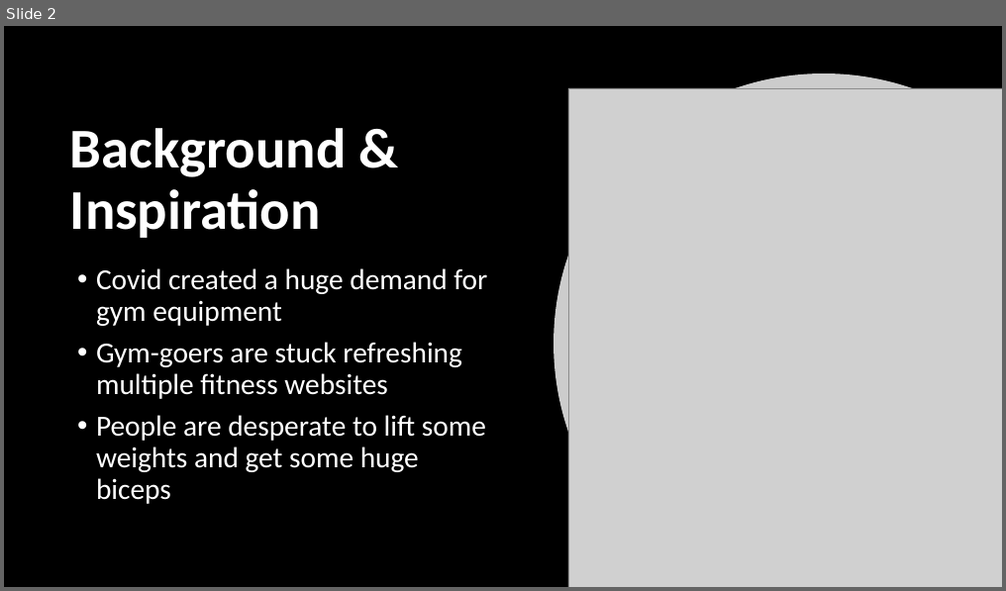
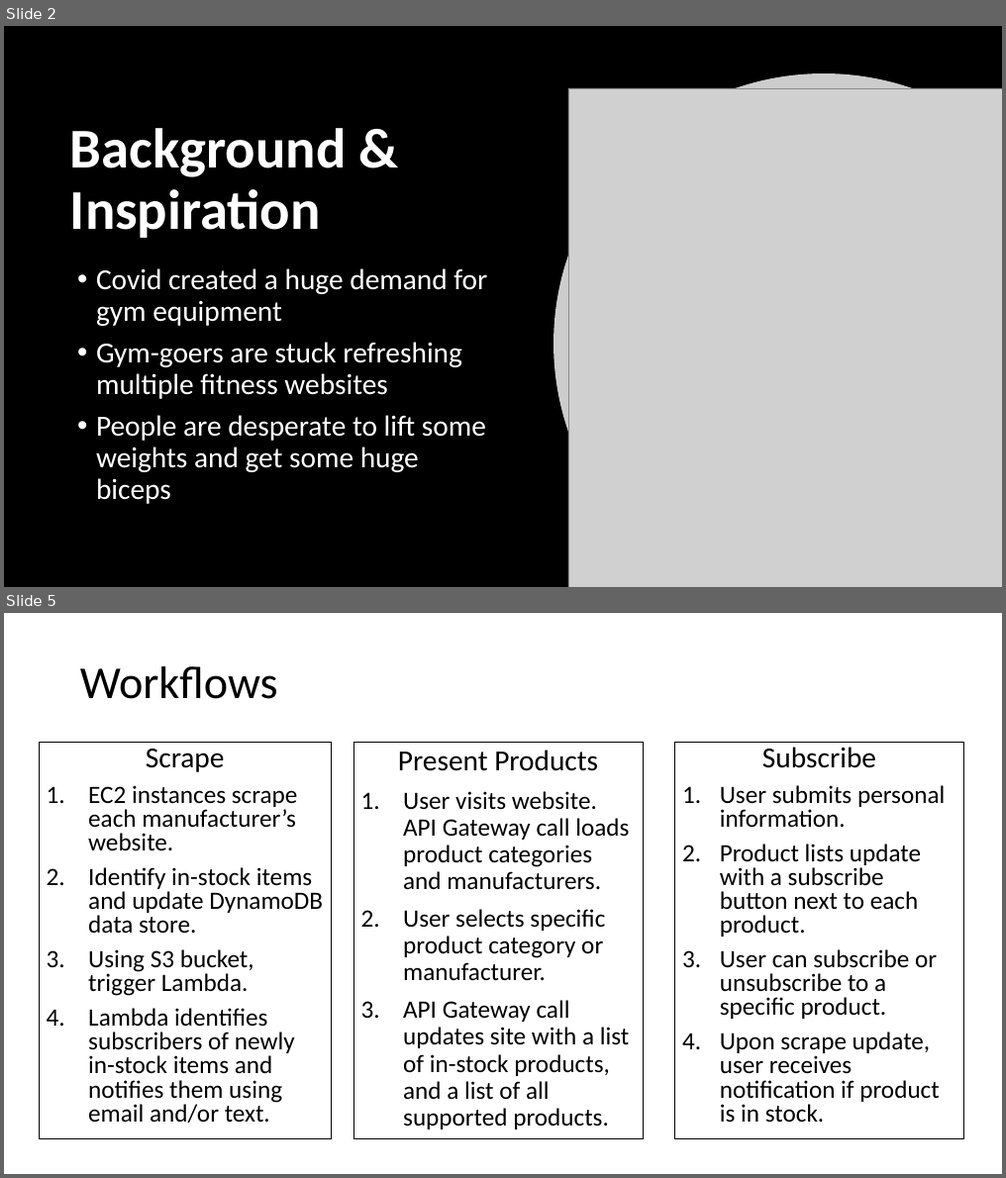
Before and after one commit to abrigante-dev/GymStockBot, a slide deck: Presentation.pptx. Shown one above the other, each under a label of ours: slide 2 before the commit, slides 2 and 5 after it; the slides between them are not shown. The pictures are 1006x591 and 1006x1178 pixels, drawn with LibreOffice and Linux fonts; fonts in the diff are those of the drawing; grey boxes stand for pictures; background and template pictures are left out. Boxes give left, top, right and bottom in pixels: in the first picture for what was removed or moved away, otherwise in the second. Text is boxed around its words. In the diff, an @@ line names an element or a change of style, - is before the commit and + after.

```diff
--- a/Presentation.pptx
+++ b/Presentation.pptx
@@ slide 5 added at (x1=4, y1=613, x2=1002, y2=1174), background #FFFFFF @@
@@ title added at (x1=80, y1=666, x2=278, y2=699), 44 pt, text #000000 @@
+Workflows
@@ text added at (x1=39, y1=743, x2=331, y2=1140), outline #000000 0.75 pt, 24 pt, text #000000 @@
+Scrape
+1. EC2 instances scrape each manufacturer’s website.
+2. Identify in-stock items and update DynamoDB data store.
+3. Using S3 bucket, trigger Lambda.
+4. Lambda identifies subscribers of newly in-stock items and notifies them using email and/or text.
@@ rectangle added at (x1=353, y1=743, x2=643, y2=1140), outline #000000 0.75 pt, 24 pt, text #000000 @@
+Present Products
+1. User visits website. API Gateway call loads product categories and manufacturers.
+2. User selects specific product category or manufacturer.
+3. API Gateway call updates site with a list of in-stock products, and a list of all supported products.
@@ rectangle added at (x1=675, y1=743, x2=963, y2=1140), outline #000000 0.75 pt, 24 pt, text #000000 @@
+Subscribe
+1. User submits personal information.
+2. Product lists update with a subscribe button next to each product.
+3. User can subscribe or unsubscribe to a specific product.
+4. Upon scrape update, user receives notification if product is in stock.
```
Also in this commit, not shown: 2 slides changed, 1 other slide added.
